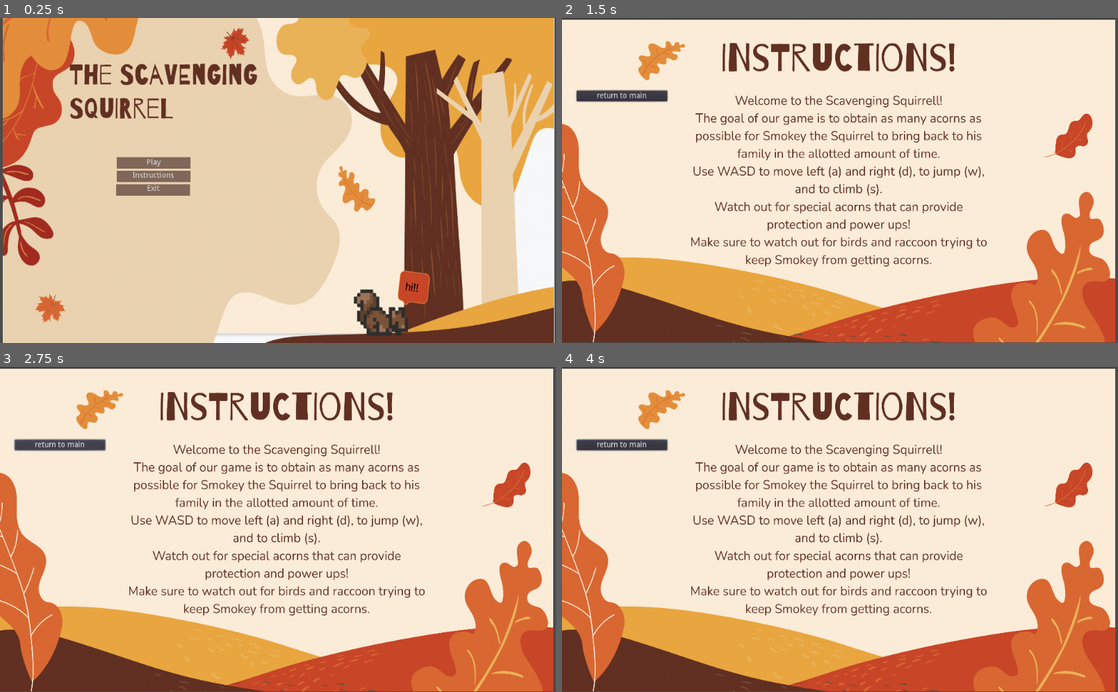
Above: before the commit, frames 1-4 (two rows, left to right).
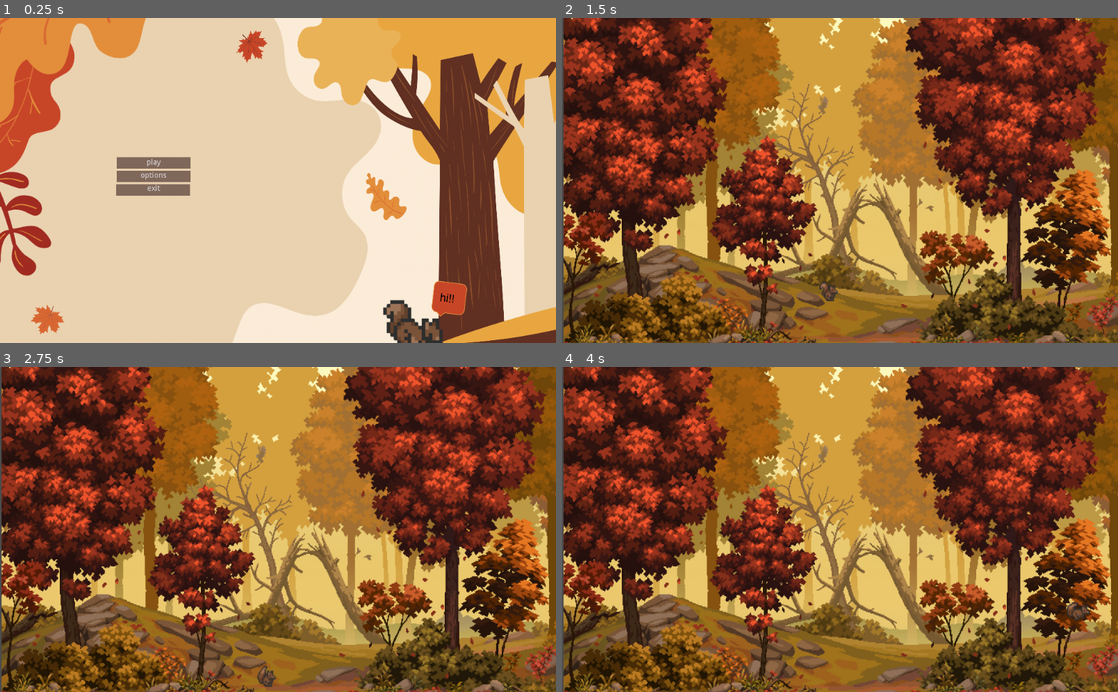
Above: after the commit, the same moments.

Repository: bcenturino25/game-1
Game: Godot game, scene res://scenes/main menu.tscn
Two runs of this game, one before a commit and one after it. Both use one fixed random seed, a clock stepped at 60 frames per second and the inputs below.
Inputs (mouse positions are in pixels of both pictures, inside the frame that each line leads up to):
- Up to frame 1 (0.25 s): no input
- Up to frame 2 (1.5 s): click "Instructions" (after the commit: "options") at 0.5 s; click (717, 161) at 1.25 s, where only the run after the commit has a clickable "play"
- Up to frame 3 (2.75 s): click (61, 445) at 2 s, where only the run before the commit has a clickable "return to main"
- Up to frame 4 (4 s): move the mouse to (962, 513) at 2.77 s; hold D (right) from 2.78 s (still down); click (962, 513) at 2.92 s; tap Space (up) at 3.02, 3.77 s; move the mouse to (728, 545) at 3.52 s

The runs differ from the first frame. In frame 1, 35% of the frame differs, in the area x 0-100%, y 0-100%; in frame 2, 99%; in frame 3, 99%; in frame 4, 99%.

Commit message:
button link

Diff:
--- a/scenes/main menu.gd
+++ b/scenes/main menu.gd
@@ -5,6 +5,3 @@
 
 func _on_exitButton_pressed():
 	get_tree().quit()
-
-func _on_optionsButton_pressed():
-	get_tree().change_scene("res://scenes/instructions.tscn")
--- a/scenes/main menu.tscn
+++ b/scenes/main menu.tscn
@@ -1,14 +1,14 @@
 [gd_scene load_steps=3 format=2]
 
 [ext_resource path="res://scenes/main menu.gd" type="Script" id=1]
-[ext_resource path="res://Screen Shot 2023-03-13 at 12.34.42 PM.png" type="Texture" id=2]
+[ext_resource path="res://menu pictures/Screen Shot 2023-03-06 at 9.01.57 AM.png" type="Texture" id=2]
 
 [node name="menu" type="Node"]
 script = ExtResource( 1 )
 
 [node name="MainScreenBackground" type="Sprite" parent="."]
-position = Vector2( 513, 294.5 )
-scale = Vector2( 0.592075, 0.66342 )
+position = Vector2( 513.937, 301.247 )
+scale = Vector2( 0.358539, 0.374689 )
 texture = ExtResource( 2 )
 
 [node name="ColorRect" type="ColorRect" parent="."]
@@ -48,23 +48,22 @@
 [node name="playButton" type="Button" parent="VBoxContainer"]
 margin_right = 126.0
 margin_bottom = 20.0
-text = "Play"
+text = "play"
 flat = true
 
 [node name="optionsButton" type="Button" parent="VBoxContainer"]
 margin_top = 24.0
 margin_right = 126.0
 margin_bottom = 44.0
-text = "Instructions"
+text = "options"
 flat = true
 
 [node name="exitButton" type="Button" parent="VBoxContainer"]
 margin_top = 48.0
 margin_right = 126.0
 margin_bottom = 68.0
-text = "Exit"
+text = "exit"
 flat = true
 
 [connection signal="pressed" from="VBoxContainer/playButton" to="." method="_on_playButton_pressed"]
-[connection signal="pressed" from="VBoxContainer/optionsButton" to="." method="_on_optionsButton_pressed"]
 [connection signal="pressed" from="VBoxContainer/exitButton" to="." method="_on_exitButton_pressed"]
